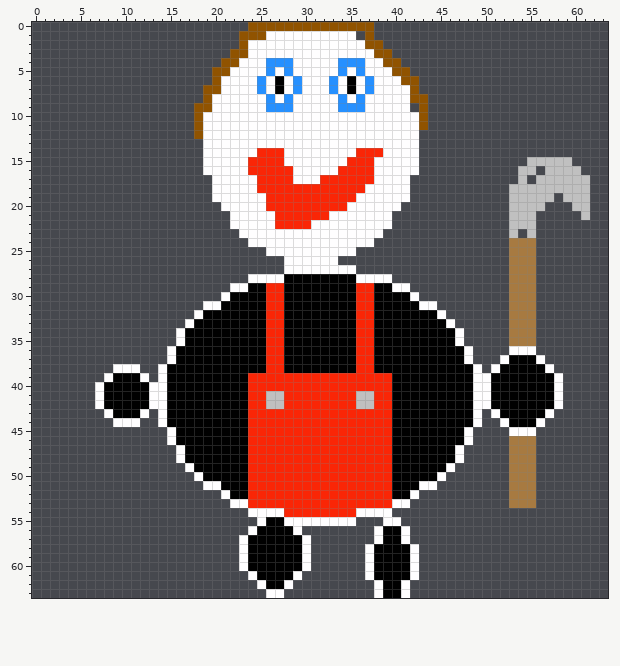
Two versions of one pixel-art sprite, resources/otherminer.png. The picture above was drawn from the file before the commit.
The file is 64x64 pixels.
After the commit:
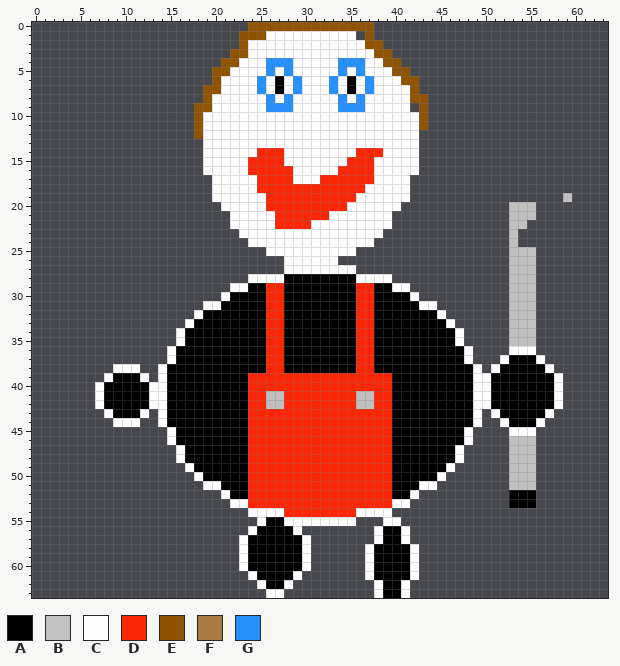
Palette (. is transparent): A #000000  B #c0c0c0  C #fffeff  D #fa2606  E #905300  F #a77a41  G #2690ff
Diff:
@@ x 51..63 @@
 14 .............
-15 ....BBBBB....
-16 ...BB.BBBB...
-17 ...B.BBBBBB..
-18 ..BBBBBBBBB..
-19 ..BBBBB.BBB..
-20 ..BBBB...BB..
-21 ..BBB.....B..
-22 ..BBB........
-23 ..B.B........
-24 ..FFF........
-25 ..FFF........
-26 ..FFF........
-27 ..FFF........
-28 ..FFF........
-29 ..FFF........
-30 ..FFF........
-31 ..FFF........
-32 ..FFF........
-33 ..FFF........
-34 ..FFF........
-35 ..FFF........
+15 .............
+16 .............
+17 .............
+18 .............
+19 ........B....
+20 ..BBB........
+21 ..BBB........
+22 ..BB.........
+23 ..B..........
+24 ..B..........
+25 ..BBB........
+26 ..BBB........
+27 ..BBB........
+28 ..BBB........
+29 ..BBB........
+30 ..BBB........
+31 ..BBB........
+32 ..BBB........
+33 ..BBB........
+34 ..BBB........
+35 ..BBB........
 36 ..CCC........
@@ x 51..57 @@
 45 ..CCC..
-46 ..FFF..
-47 ..FFF..
-48 ..FFF..
-49 ..FFF..
-50 ..FFF..
-51 ..FFF..
-52 ..FFF..
-53 ..FFF..
+46 ..BBB..
+47 ..BBB..
+48 ..BBB..
+49 ..BBB..
+50 ..BBB..
+51 ..BBB..
+52 ..AAA..
+53 ..AAA..
 54 .......
Changed places in both pictures, as pixel boxes (x1, y1, x2, y2):
changed: (509, 157, 590, 346)
changed: (509, 436, 536, 508)
